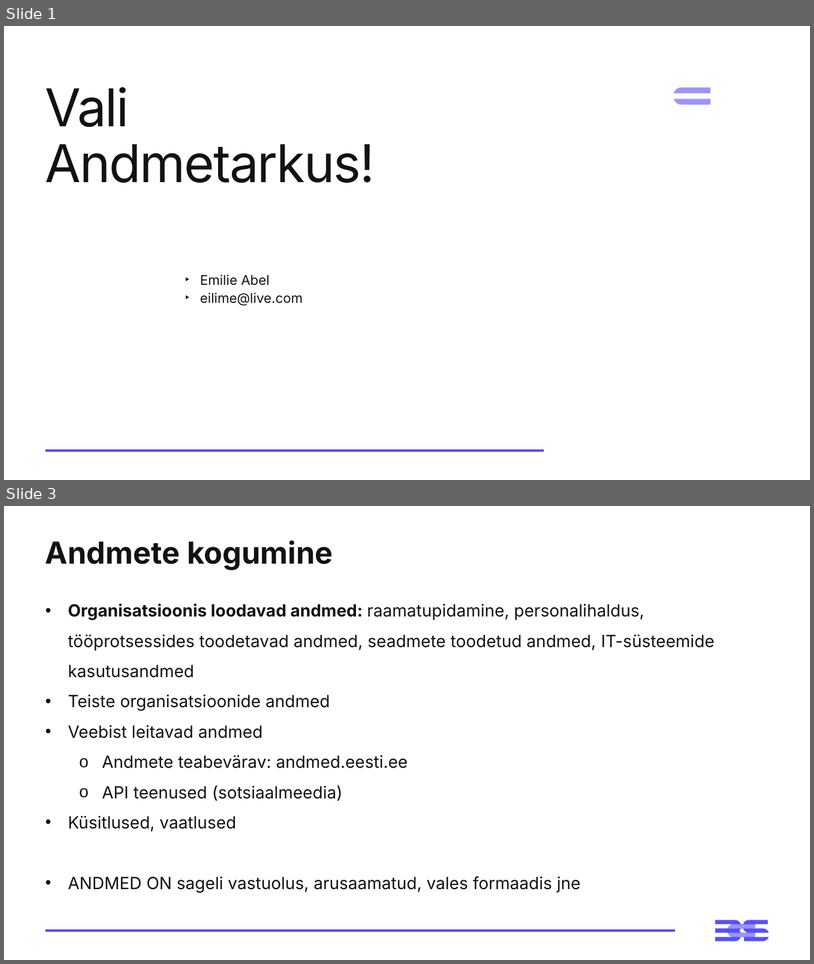
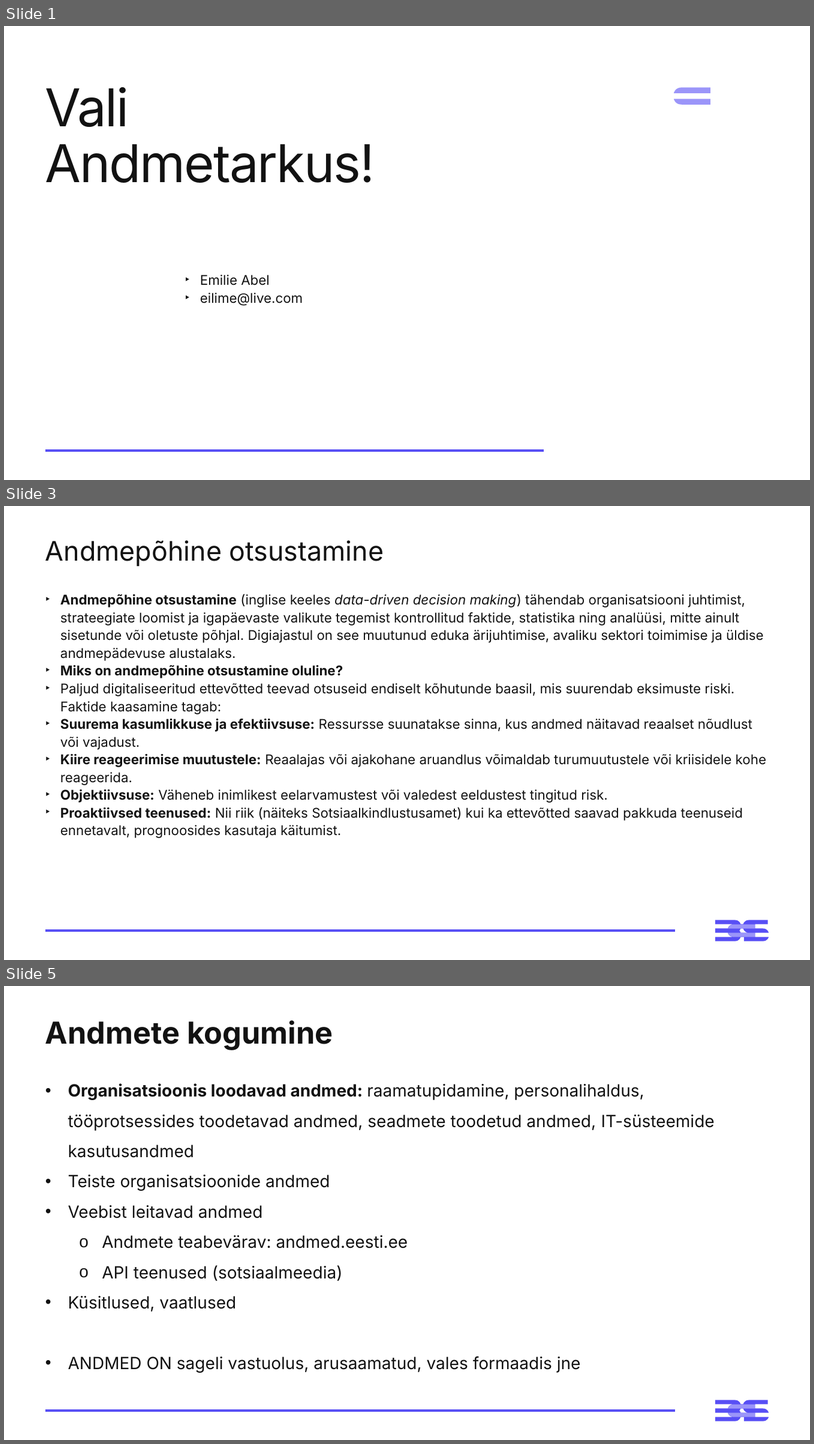
Before and after one commit to emilieabel/andmetarkus, a slide deck: Materjalid/Day2 Andmete elutsükkel Power BI/2-paev-andmetarkus-esitlus.pptx. Shown one above the other, each under a label of ours: slides 1 and 3 before the commit, slides 1, 3 and 5 after it; the slides between them are not shown. The pictures are 814x964 and 814x1444 pixels, drawn with LibreOffice and Linux fonts; fonts in the diff are those of the drawing; background and template pictures are left out. Boxes give left, top, right and bottom in pixels: in the first picture for what was removed or moved away, otherwise in the second. Text is boxed around its words. In the diff, an @@ line names an element or a change of style, - is before the commit and + after.

```diff
--- a/Materjalid/Day2 Andmete elutsükkel Power BI/2-paev-andmetarkus-esitlus.pptx
+++ b/Materjalid/Day2 Andmete elutsükkel Power BI/2-paev-andmetarkus-esitlus.pptx
@@ slide 3 added at [4, 506, 810, 960], background #FFFFFF; not listed: 3 template elements that a slide beside it also shows @@
@@ title added at [45, 540, 384, 566], 32 pt, text #121212 @@
+Andmepõhine otsustamine
@@ text added at [60, 594, 767, 838], 16 pt, text #121212 @@
+‣ Andmepõhine otsustamine (inglise keeles data-driven decision making) tähendab organisatsiooni juhtimist, strateegiate loomist ja igapäevaste valikute tegemist kontrollitud faktide, statistika ning analüüsi, mitte ainult sisetunde või oletuste põhjal. Digiajastul on see muutunud eduka ärijuhtimise, avaliku sektori toimimise ja üldise andmepädevuse alustalaks.
+‣ Miks on andmepõhine otsustamine oluline?
+‣ Paljud digitaliseeritud ettevõtted teevad otsuseid endiselt kõhutunde baasil, mis suurendab eksimuste riski. Faktide kaasamine tagab:
+‣ Suurema kasumlikkuse ja efektiivsuse: Ressursse suunatakse sinna, kus andmed näitavad reaalset nõudlust või vajadust.
+‣ Kiire reageerimise muutustele: Reaalajas või ajakohane aruandlus võimaldab turumuutustele või kriisidele kohe reageerida.
+‣ Objektiivsuse: Väheneb inimlikest eelarvamustest või valedest eeldustest tingitud risk.
+‣ Proaktiivsed teenused: Nii riik (näiteks Sotsiaalkindlustusamet) kui ka ettevõtted saavad pakkuda teenuseid ennetavalt, prognoosides kasutaja käitumist.
@@ what was slide 3 is now slide 5 @@
```
Also in this commit, not shown: 6 slides changed, 4 other slides added, 2 slides removed, 2 other files.
